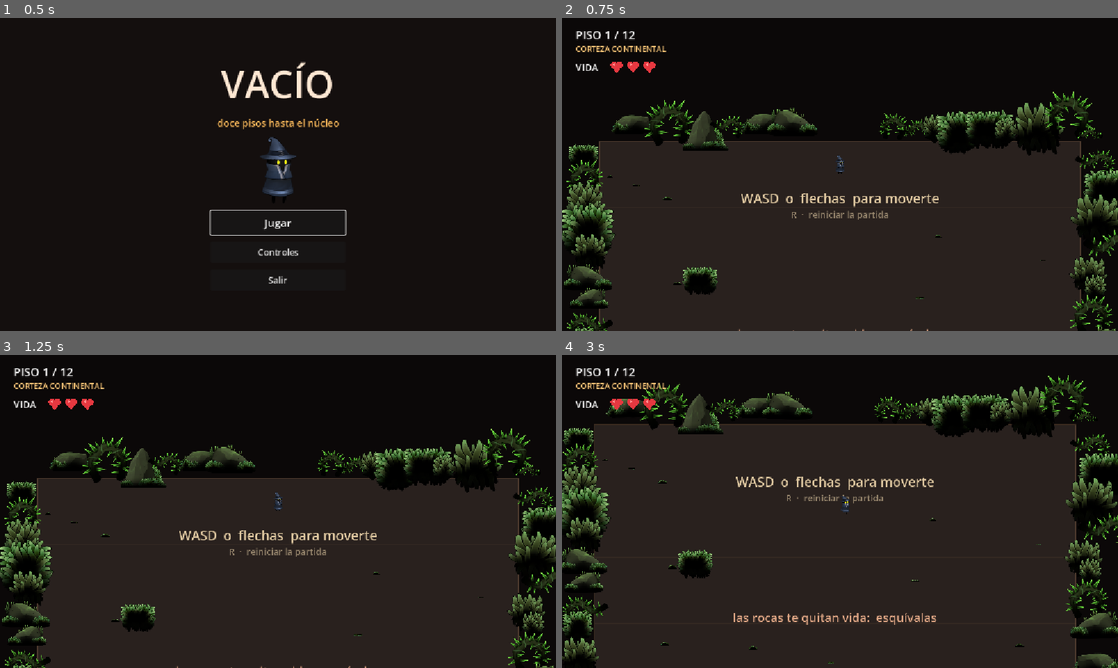
Above: before the commit, frames 1-4 (two rows, left to right).
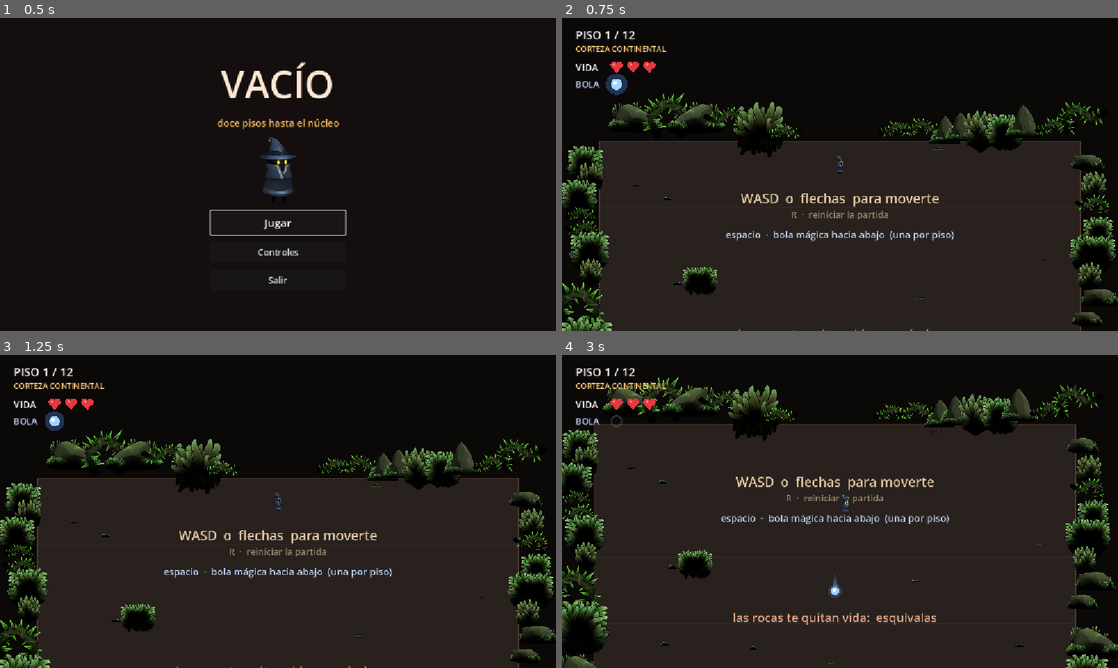
Above: after the commit, the same moments.

Repository: MatiasRodrigo0502/Vacio
Game: Godot game, scene res://scenes/MenuPrincipal.tscn
Same seed, same stepped clock (60 frames per second), same inputs: the game is played once before the commit and once after it.
Inputs:
- Up to frame 1 (0.5 s): no input
- Up to frame 2 (0.75 s): click "Jugar" at 0.5 s
- Up to frame 3 (1.25 s): no input
- Up to frame 4 (3 s): tap Enter at 1.25 s; hold D (mover_derecha) 1.28-2.03 s; tap Space (lanzar_bola, bound only after the commit) at 1.35, 2.3, 2.85 s; hold S (mover_abajo) 2.03-2.78 s; tap R (reiniciar_partida) at 2.1 s; hold D (mover_derecha) from 2.78 s (still down)

Frame 1 is identical in both runs. In frame 2, 11% of the frame differs, in the area x 0-100%, y 17-100%; in frame 3, 11%; in frame 4, 13%, in the area x 0-100%, y 6-100%.

Commit message:
Bola magica: una por piso, hacia abajo, rompe rocas y plataformas
- BolaMagica.tscn: Area2D que baja en linea recta y rompe lo primero que
  toca. Dibujada por codigo, con rastro, como los corazones: no hay arte
  de proyectil en los packs.
- Solo hacia abajo a proposito. El juego va de bajar; una bola a cualquier
  lado convertiria el piso en un tiroteo, y bajando recta es una
  herramienta para abrirse paso. Al ser una sola por piso hay que decidir
  cuando gastarla.
- Se recarga al entrar en cada piso, en reubicar(): es una por piso, no
  una por partida.
- El obstaculo gana romper(). No se devuelve al pool en ese momento, lo
  hara el piso al desmontarse: asi una roca rota no puede reaparecer
  reciclada en otro sitio a media partida.
- La bola cuelga del piso, no de Principal, para que no quede ninguna
  volando de un piso al siguiente.
- Los obstaculos pasan a monitorable = true. Sin eso la bola, que tambien
  es un Area2D, no los detecta.
- HUD con indicador: encendido si queda bola, contorno si ya se gasto.
  Sin eso la mecanica no se puede usar, porque no sabes si te queda.
- Contado en el tutorial del piso 1 y en el panel de controles del menu.

Verificado en headless: disponible al entrar, el disparo la gasta, rompe
la roca objetivo, el segundo intento en el mismo piso no lanza nada y al
cambiar de piso vuelve a estar lista.

Co-Authored-By: Claude Opus 5 <noreply@anthropic.com>

Diff:
--- a/project.godot
+++ b/project.godot
@@ -50,6 +50,11 @@
 , Object(InputEventKey,"resource_local_to_scene":false,"resource_name":"","device":-1,"window_id":0,"alt_pressed":false …(186 unchanged characters)…
 ]
 }
+lanzar_bola={
+"deadzone": 0.2,
+"events": [Object(InputEventKey,"resource_local_to_scene":false,"resource_name":"","device":-1,"window_id":0,"alt_pressed":false,"shift_pressed":false,"ctrl_pressed":false,"meta_pressed":false,"pressed":false,"keycode":0,"physical_keycode":32,"key_label":0,"unicode":0,"location":0,"echo":false,"script":null)
+]
+}
 reiniciar_partida={
 "deadzone": 0.2,
 "events": [Object(InputEventKey,"resource_local_to_scene":false,"resource_name":"","device":-1,"window_id":0,"alt_press …(190 unchanged characters)…
@@ -62,6 +67,7 @@
 2d_physics/layer_2="muros"
 2d_physics/layer_3="obstaculos"
 2d_physics/layer_4="salida"
+2d_physics/layer_5="proyectiles"
 
 [rendering]
 
--- /dev/null
+++ b/scenes/BolaMagica.tscn
@@ -0,0 +1,16 @@
+[gd_scene load_steps=3 format=3]
+
+[ext_resource type="Script" path="res://scripts/bola_magica.gd" id="1_bola"]
+
+[sub_resource type="CircleShape2D" id="CircleShape2D_bola"]
+radius = 12.0
+
+[node name="BolaMagica" type="Area2D"]
+z_index = 9
+collision_layer = 16
+collision_mask = 4
+monitorable = false
+script = ExtResource("1_bola")
+
+[node name="Forma" type="CollisionShape2D" parent="."]
+shape = SubResource("CircleShape2D_bola")
--- a/scenes/Hud.tscn
+++ b/scenes/Hud.tscn
@@ -1,7 +1,8 @@
-[gd_scene load_steps=3 format=3]
+[gd_scene load_steps=4 format=3]
 
 [ext_resource type="Script" path="res://scripts/hud.gd" id="1_hud"]
 [ext_resource type="Script" path="res://scripts/corazones.gd" id="2_corazones"]
+[ext_resource type="Script" path="res://scripts/indicador_bola.gd" id="3_bola"]
 
 [node name="Hud" type="CanvasLayer"]
 layer = 2
@@ -39,3 +40,20 @@
 offset_right = 360.0
 offset_bottom = 118.0
 script = ExtResource("2_corazones")
+
+[node name="EtiquetaBola" type="Label" parent="."]
+modulate = Color(0.780392, 0.858824, 1, 1)
+offset_left = 28.0
+offset_top = 122.0
+offset_right = 118.0
+offset_bottom = 152.0
+theme_override_font_sizes/font_size = 18
+text = "BOLA"
+vertical_alignment = 1
+
+[node name="IndicadorBola" type="Control" parent="."]
+offset_left = 100.0
+offset_top = 122.0
+offset_right = 200.0
+offset_bottom = 152.0
+script = ExtResource("3_bola")
--- a/scenes/MenuPrincipal.tscn
+++ b/scenes/MenuPrincipal.tscn
@@ -119,6 +119,7 @@
 theme_override_constants/line_spacing = 12
 theme_override_font_sizes/font_size = 22
 text = "moverte
+bola mágica
 reiniciar
 cerrar esto"
 horizontal_alignment = 2
@@ -128,6 +129,7 @@
 theme_override_constants/line_spacing = 12
 theme_override_font_sizes/font_size = 22
 text = "W A S D   o   flechas
+espacio
 R
 Esc"
 
@@ -137,6 +139,7 @@
 theme_override_constants/line_spacing = 8
 theme_override_font_sizes/font_size = 17
 text = "Baja hasta el círculo del fondo para pasar al piso siguiente.
+La bola mágica va hacia abajo y rompe una roca: una por piso.
 Las rocas y las plataformas te quitan vida al tocarlas.
 Del piso 4 en adelante, algunas rocas se mueven.
 Doce pisos, y cada uno más estrecho que el anterior."
--- a/scenes/Obstaculo.tscn
+++ b/scenes/Obstaculo.tscn
@@ -8,7 +8,6 @@
 [node name="Obstaculo" type="Area2D"]
 collision_layer = 4
 collision_mask = 1
-monitorable = false
 script = ExtResource("1_obstaculo")
 
 [node name="Sprite" type="Sprite2D" parent="."]
--- a/scenes/Tutorial.tscn
+++ b/scenes/Tutorial.tscn
@@ -23,6 +23,15 @@
 horizontal_alignment = 1
 vertical_alignment = 1
 
+[node name="Bola" type="Label" parent="."]
+modulate = Color(0.760784, 0.870588, 1, 0.9)
+offset_right = 1100.0
+offset_bottom = 46.0
+theme_override_font_sizes/font_size = 32
+text = "espacio  ·  bola mágica hacia abajo  (una por piso)"
+horizontal_alignment = 1
+vertical_alignment = 1
+
 [node name="Esquivar" type="Label" parent="."]
 modulate = Color(1, 0.741176, 0.588235, 0.85)
 offset_right = 1200.0
--- /dev/null
+++ b/scripts/bola_magica.gd
@@ -0,0 +1,71 @@
+## Bola magica: el unico ataque del jugador. Una por piso y siempre hacia abajo.
+##
+## POR QUE SOLO HACIA ABAJO:
+## el juego va de bajar. Una bola que apunta a cualquier lado convertiria el
+## piso en un tiroteo; bajando en linea recta es una herramienta para abrirse
+## paso, que es lo que se busca. Y al ser una sola por piso, hay que decidir
+## cuando gastarla en vez de disparar por disparar.
+class_name BolaMagica
+extends Area2D
+
+## Se emite al romper algo, por si en el futuro hay sonido o particulas.
+signal impacto(obstaculo: Node2D)
+
+@export var velocidad: float = 620.0
+@export var radio: float = 12.0
+## Si no choca con nada, se apaga sola despues de recorrer esto.
+@export var alcance: float = 1500.0
+## Si es true atraviesa y rompe todo lo que pilla. En false, rompe lo primero
+## que toca y se apaga: una bola, una roca.
+@export var atraviesa: bool = false
+
+var _recorrido: float = 0.0
+var _fase: float = 0.0
+
+@onready var _forma: CollisionShape2D = $Forma
+
+
+func _ready() -> void:
+	area_entered.connect(_al_tocar)
+	var circulo := CircleShape2D.new()
+	circulo.radius = radio
+	_forma.shape = circulo
+
+
+func _physics_process(delta: float) -> void:
+	var paso := velocidad * delta
+	position.y += paso
+	_recorrido += paso
+	_fase += delta
+	queue_redraw()
+	if _recorrido >= alcance:
+		queue_free()
+
+
+func _al_tocar(area: Area2D) -> void:
+	# Duck typing, como en el resto del proyecto: la bola no pregunta si es una
+	# roca o una plataforma, solo si se puede romper.
+	if not area.has_method("romper"):
+		return
+	area.romper()
+	impacto.emit(area)
+	if not atraviesa:
+		queue_free()
+
+
+## Dibujada por codigo, como los corazones: no hay arte de proyectil en los
+## packs y una bola de luz se resuelve con tres circulos y un rastro.
+func _draw() -> void:
+	var pulso := 1.0 + sin(_fase * 22.0) * 0.12
+
+	# Rastro que se va apagando hacia arriba.
+	for i in 5:
+		var t := float(i) / 5.0
+		draw_circle(Vector2(0.0, -radio * (0.9 + i * 0.85)),
+			radio * (0.72 - t * 0.5) * pulso,
+			Color(0.45, 0.72, 1.0, 0.30 - t * 0.24))
+
+	draw_circle(Vector2.ZERO, radio * 1.75 * pulso, Color(0.35, 0.60, 1.0, 0.22))
+	draw_circle(Vector2.ZERO, radio * pulso, Color(0.62, 0.84, 1.0, 0.95))
+	draw_circle(Vector2(-radio * 0.22, -radio * 0.22), radio * 0.42 * pulso,
+		Color(1.0, 1.0, 1.0, 0.95))
--- a/scripts/hud.gd
+++ b/scripts/hud.gd
@@ -7,6 +7,7 @@
 @onready var _etiqueta_piso: Label = $EtiquetaPiso
 @onready var _etiqueta_capa: Label = $EtiquetaCapa
 @onready var _corazones: Corazones = $Corazones
+@onready var _indicador_bola: IndicadorBola = $IndicadorBola
 
 
 func actualizar_piso(numero_piso: int, total: int, nombre_capa: String) -> void:
@@ -16,3 +17,8 @@
 
 func actualizar_vida(vida_actual: int, vida_maxima: int) -> void:
 	_corazones.actualizar(vida_actual, vida_maxima)
+
+
+## Enciende o apaga el indicador de la bola magica.
+func actualizar_bola(disponible: bool) -> void:
+	_indicador_bola.actualizar(disponible)
--- /dev/null
+++ b/scripts/indicador_bola.gd
@@ -0,0 +1,43 @@
+## Indicador de la bola magica en el HUD: encendido si queda, apagado si ya se
+## ha gastado en este piso.
+##
+## Dibujado por codigo por lo mismo que los corazones: la fuente no trae simbolos
+## y no hay arte de interfaz en los packs.
+class_name IndicadorBola
+extends Control
+
+@export var radio: float = 11.0
+
+const COLOR_LISTA := Color(0.62, 0.84, 1.0)
+const COLOR_HALO := Color(0.35, 0.60, 1.0, 0.30)
+const COLOR_GASTADA := Color(0.30, 0.34, 0.40, 0.75)
+
+var _disponible: bool = true
+var _fase: float = 0.0
+
+
+func _process(delta: float) -> void:
+	# Solo late mientras esta lista: gastada no necesita repintarse.
+	if not _disponible:
+		return
+	_fase += delta
+	queue_redraw()
+
+
+func actualizar(disponible: bool) -> void:
+	_disponible = disponible
+	_fase = 0.0
+	queue_redraw()
+
+
+func _draw() -> void:
+	var centro := Vector2(radio + 2.0, size.y * 0.5)
+	if _disponible:
+		var pulso := 1.0 + sin(_fase * 5.0) * 0.08
+		draw_circle(centro, radio * 1.9 * pulso, COLOR_HALO)
+		draw_circle(centro, radio * pulso, COLOR_LISTA)
+		draw_circle(centro + Vector2(-radio * 0.25, -radio * 0.25), radio * 0.38,
+			Color(1, 1, 1, 0.9))
+	else:
+		# Gastada: solo el contorno, para que se vea que ahi habia algo.
+		draw_arc(centro, radio, 0.0, TAU, 24, COLOR_GASTADA, 2.5, true)
--- a/scripts/jugador.gd
+++ b/scripts/jugador.gd
@@ -10,6 +10,10 @@
 signal vida_cambiada(vida_actual: int, vida_maxima: int)
 signal dano_recibido
 signal sin_vida
+## Se emite al lanzar la bola magica, con el punto de salida.
+signal bola_lanzada(desde: Vector2)
+## Avisa al HUD de si queda bola o no.
+signal bola_cambiada(disponible: bool)
 
 @export_group("Movimiento")
 ## Velocidad punta en px/s.
@@ -37,6 +41,8 @@
 var _fase_parpadeo: float = 0.0
 ## Mientras es false el jugador no responde a los controles (cambios de piso).
 var _control_activo: bool = true
+## Una bola por piso. Se recarga al entrar en el siguiente, en reubicar().
+var _bola_disponible: bool = true
 
 ## El sprite se escala y se desplaza desde la escena, no desde aqui: el origen
 ## del nodo esta a los pies del mago y la forma de colision cubre la base de la
@@ -66,6 +72,23 @@
 
 	move_and_slide()
 	_actualizar_animacion()
+
+	if _control_activo and Input.is_action_just_pressed("lanzar_bola"):
+		_lanzar_bola()
+
+
+## Lanza la bola hacia abajo, si queda. Sale del centro del cuerpo y no de los
+## pies, para que se vea nacer del mago y no del suelo.
+func _lanzar_bola() -> void:
+	if not _bola_disponible:
+		return
+	_bola_disponible = false
+	bola_lanzada.emit(centro_colision())
+	bola_cambiada.emit(false)
+
+
+func tiene_bola() -> bool:
+	return _bola_disponible
 
 
 ## Elige la animacion segun el movimiento real, no segun la tecla pulsada: asi
@@ -131,6 +154,9 @@
 	global_position = posicion
 	velocity = Vector2.ZERO
 	_control_activo = true
+	# La bola se recarga en cada piso: es una por piso, no una por partida.
+	_bola_disponible = true
+	bola_cambiada.emit(true)
 
 
 ## Restaura la vida al maximo. Solo se usa al empezar una partida nueva.
@@ -140,7 +166,9 @@
 	_fase_parpadeo = 0.0
 	_control_activo = true
 	_sprite.modulate = Color.WHITE
+	_bola_disponible = true
 	vida_cambiada.emit(vida_actual, vida_maxima)
+	bola_cambiada.emit(true)
 
 
 ## Congela al jugador (final de partida, transiciones).
--- a/scripts/obstaculo.gd
+++ b/scripts/obstaculo.gd
@@ -130,6 +130,13 @@
 	global_position = Vector2(-100000, -100000)
 
 
+## Lo llama la bola magica. No se libera al pool aqui a proposito: el piso lo
+## hara al desmontarse, como con el resto. Asi la roca rota no puede reaparecer
+## a media partida reciclada en otro sitio.
+func romper() -> void:
+	desactivar()
+
+
 func tamano() -> Vector2:
 	return _tamano
 
--- a/scripts/principal.gd
+++ b/scripts/principal.gd
@@ -8,6 +8,7 @@
 extends Node2D
 
 const ESCENA_PISO := preload("res://scenes/Piso.tscn")
+const ESCENA_BOLA := preload("res://scenes/BolaMagica.tscn")
 
 @onready var _contenedor_piso: Node2D = $ContenedorPiso
 @onready var _pool: PoolObstaculos = $PoolObstaculos
@@ -26,6 +27,8 @@
 
 	_jugador.vida_cambiada.connect(_hud.actualizar_vida)
 	_jugador.sin_vida.connect(GestorProgreso.terminar_por_derrota)
+	_jugador.bola_lanzada.connect(_al_lanzar_bola)
+	_jugador.bola_cambiada.connect(_hud.actualizar_bola)
 	_pantalla_final.reinicio_solicitado.connect(_reiniciar)
 	_pantalla_final.menu_solicitado.connect(_volver_al_menu)
 
@@ -34,6 +37,7 @@
 	# primera senal vida_cambiada del jugador se emitio cuando aun no habia
 	# nadie escuchando: sincronizamos el HUD a mano una vez.
 	_hud.actualizar_vida(_jugador.vida_actual, _jugador.vida_maxima)
+	_hud.actualizar_bola(_jugador.tiene_bola())
 	GestorProgreso.iniciar_partida()
 
 
@@ -67,6 +71,16 @@
 	_camara.aplicar_radio_vision(datos.radio_vision, primer_piso)
 
 	_hud.actualizar_piso(numero_piso, GestorProgreso.total_pisos(), datos.nombre_capa)
+
+
+## La bola cuelga del piso, no de Principal: asi al cambiar de piso se va con el
+## y no queda ninguna volando de un piso al siguiente.
+func _al_lanzar_bola(desde: Vector2) -> void:
+	if _piso_actual == null:
+		return
+	var bola: BolaMagica = ESCENA_BOLA.instantiate()
+	_piso_actual.add_child(bola)
+	bola.global_position = desde
 
 
 func _al_alcanzar_salida() -> void:
--- a/scripts/tutorial.gd
+++ b/scripts/tutorial.gd
@@ -13,6 +13,7 @@
 extends Node2D
 
 @onready var _mover: Label = $Mover
+@onready var _bola: Label = $Bola
 @onready var _esquivar: Label = $Esquivar
 @onready var _bajar: Label = $Bajar
 @onready var _reiniciar: Label = $Reiniciar
@@ -22,6 +23,7 @@
 func colocar(punto_entrada: Vector2, punto_salida: Vector2, alto_piso: float) -> void:
 	_centrar(_mover, punto_entrada + Vector2(0.0, 78.0))
 	_centrar(_reiniciar, punto_entrada + Vector2(0.0, 132.0))
+	_centrar(_bola, punto_entrada + Vector2(0.0, 200.0))
 	# A media altura entre la entrada y la salida: el jugador lo lee cuando ya
 	# se esta moviendo, justo antes de encontrarse las primeras rocas.
 	_centrar(_esquivar, Vector2(0.0, -alto_piso * 0.5 + 640.0))
Not shown, added: scripts/bola_magica.gd.uid
Not shown, added: scripts/indicador_bola.gd.uid
Not shown, changed: CLAUDE.md
